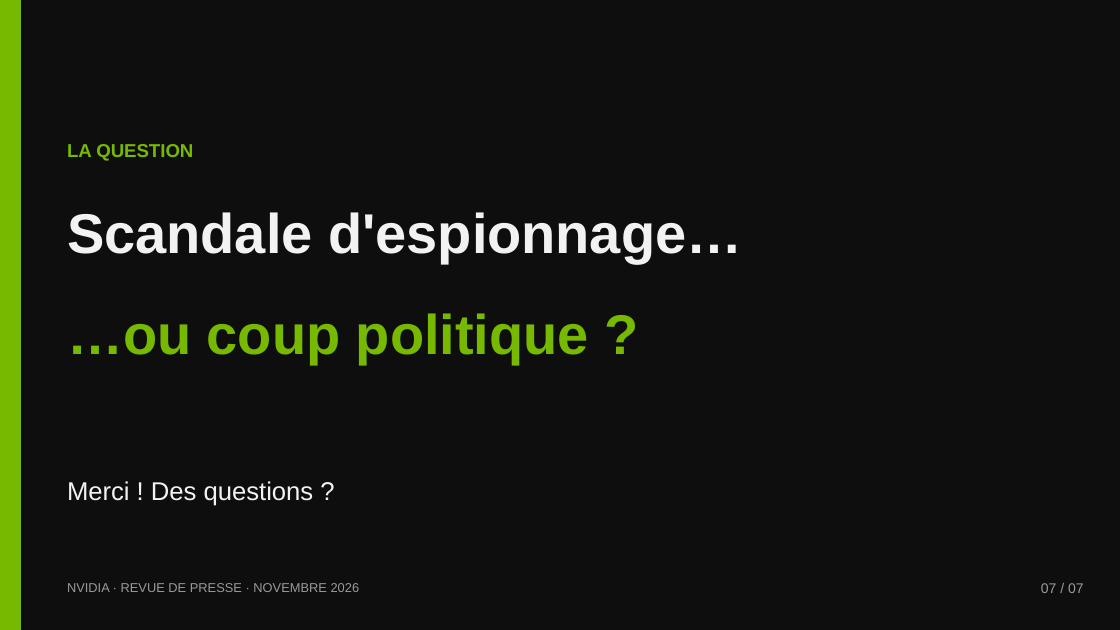
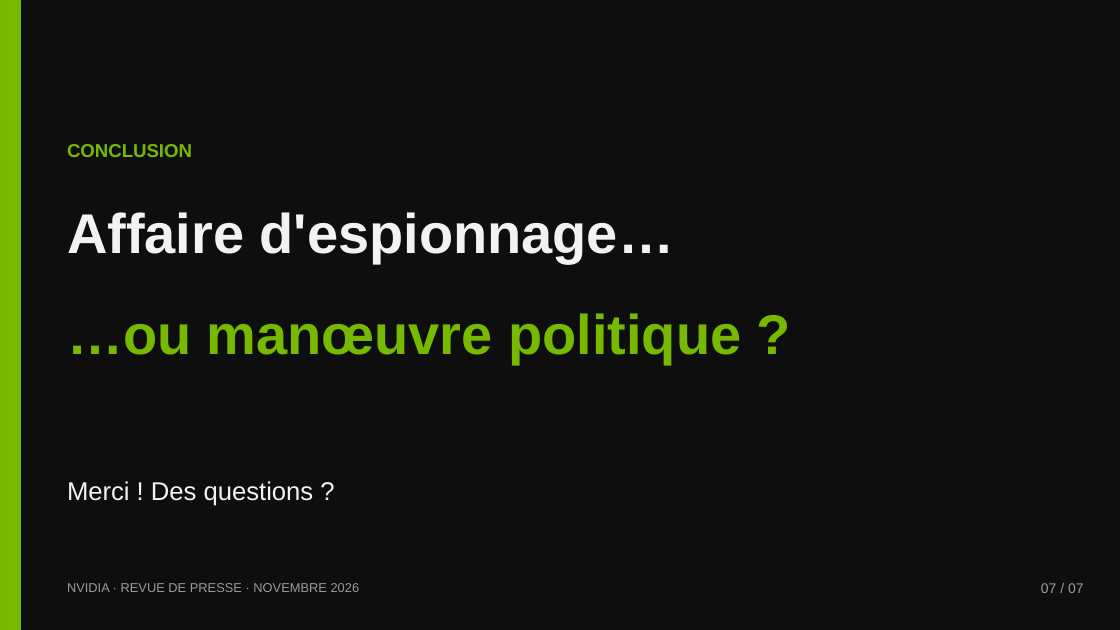
Before and after one commit to dehamnaadam-hue/Encole, a slide deck: slide 7 of nvidia/Nvidia-revue-de-presse.pptx. Drawn at 1120x630 pixels with LibreOffice and Linux fonts; fonts in the diff are those of the drawing. Boxes give left, top, right and bottom in pixels: in the first picture for what was removed or moved away, otherwise in the second. Text is boxed around its words. In the diff, an @@ line names an element or a change of style, - is before the commit and + after.

```diff
--- a/nvidia/Nvidia-revue-de-presse.pptx
+++ b/nvidia/Nvidia-revue-de-presse.pptx
@@ text at [67, 144, 192, 157]: text changed @@
-LA QUESTION
+CONCLUSION
@@ text at [67, 212, 674, 263]: text changed @@
-Scandale d'espionnage…
+Affaire d'espionnage…
@@ text at [67, 313, 741, 363]: text changed @@
-…ou coup politique ?
+…ou manœuvre politique ?
```
Also in this commit, not shown: 6 other slides changed, 1 other file.
